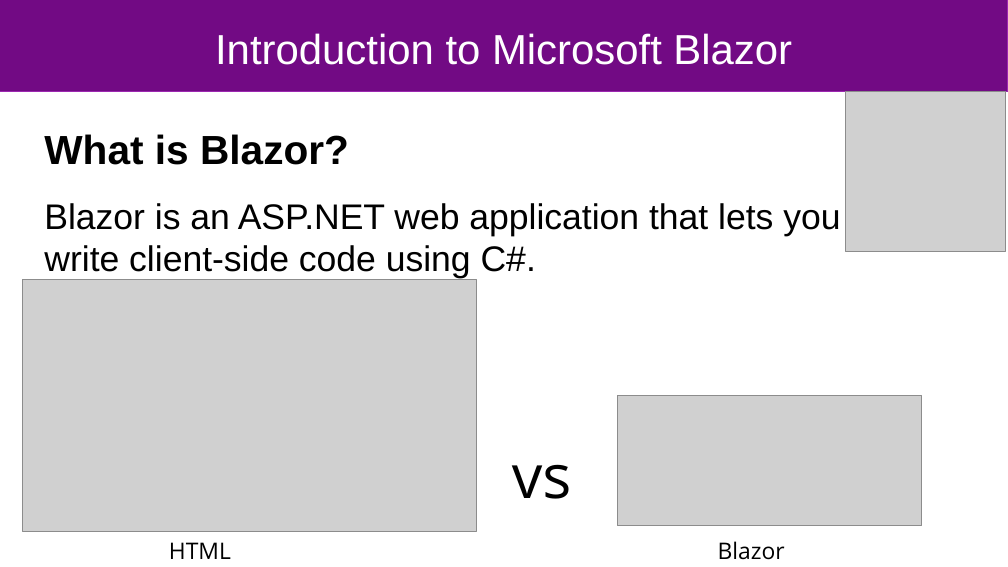
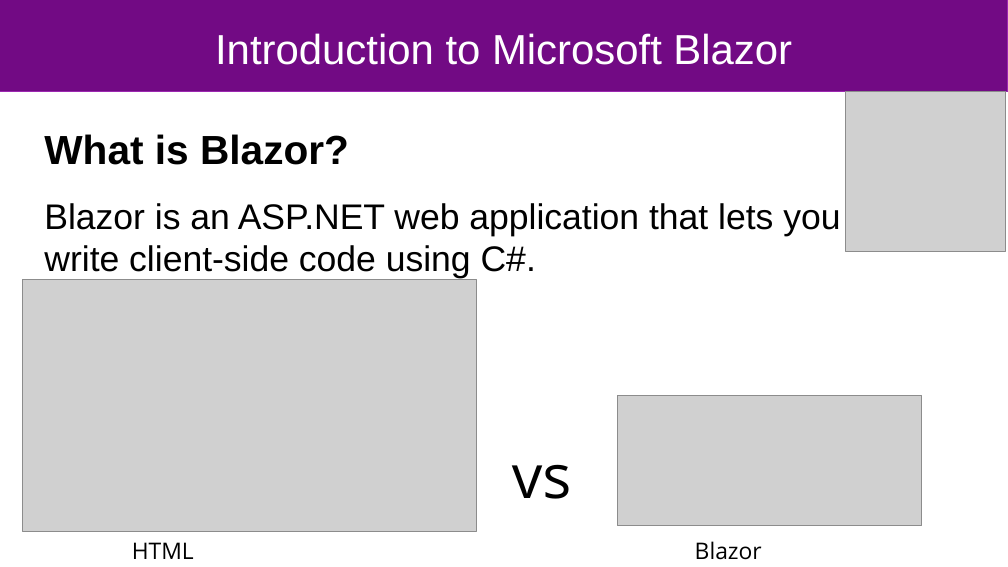
Before and after one commit to wheat32/BlazorTest, a slide deck: slide 1 of blazor_short.odp. Drawn at 1008x567 pixels with LibreOffice and Linux fonts; fonts in the diff are those of the drawing; grey boxes stand for pictures. Boxes give left, top, right and bottom in pixels: in the first picture for what was removed or moved away, otherwise in the second. Text is boxed around its words. In the diff, an @@ line names an element or a change of style, - is before the commit and + after.

```diff
--- a/blazor_short.odp
+++ b/blazor_short.odp
@@ text "HTML": place and size @@
-text "HTML" at bbox=[169, 542, 231, 559]
+text "HTML" at bbox=[132, 542, 194, 559]
@@ text "Blazor": place and size @@
-text "Blazor" at bbox=[718, 541, 785, 560]
+text "Blazor" at bbox=[695, 541, 762, 560]
```
Also in this commit, not shown: 1 other slide changed.
